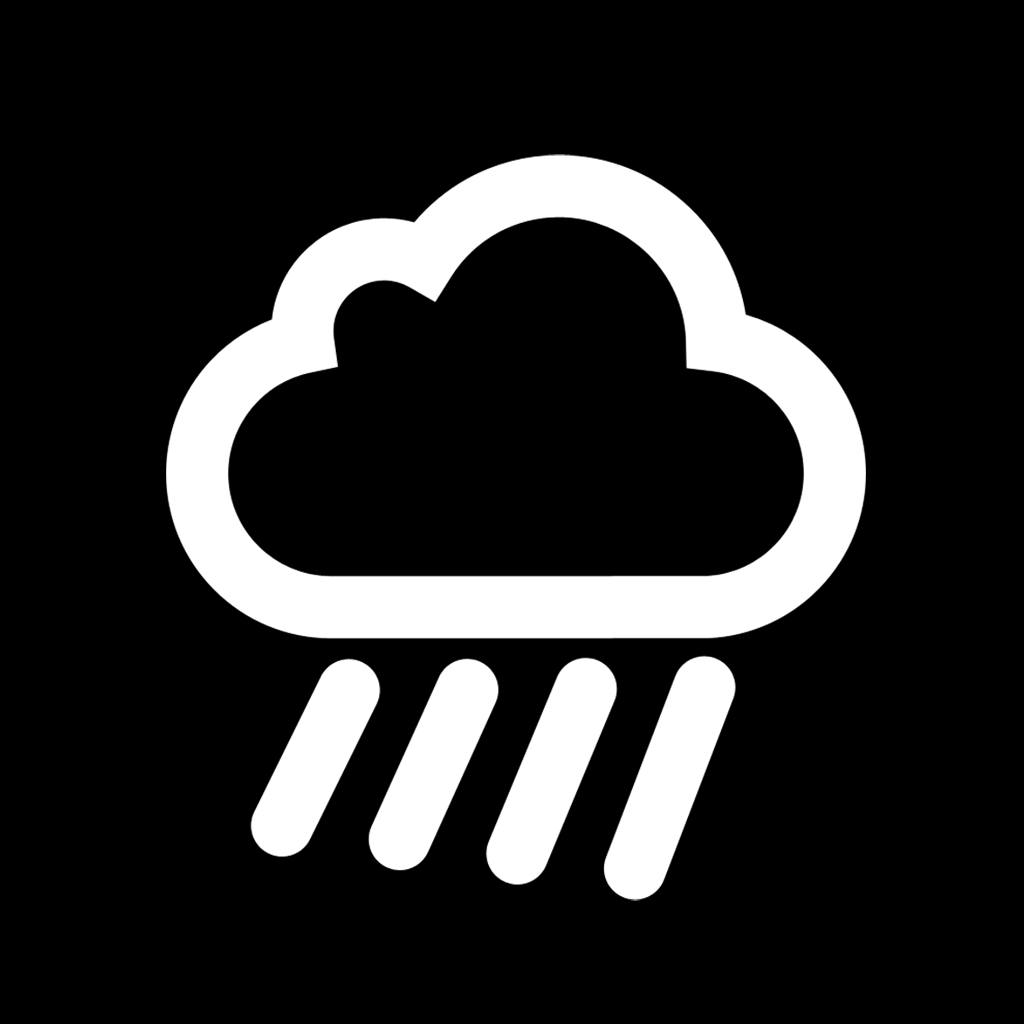
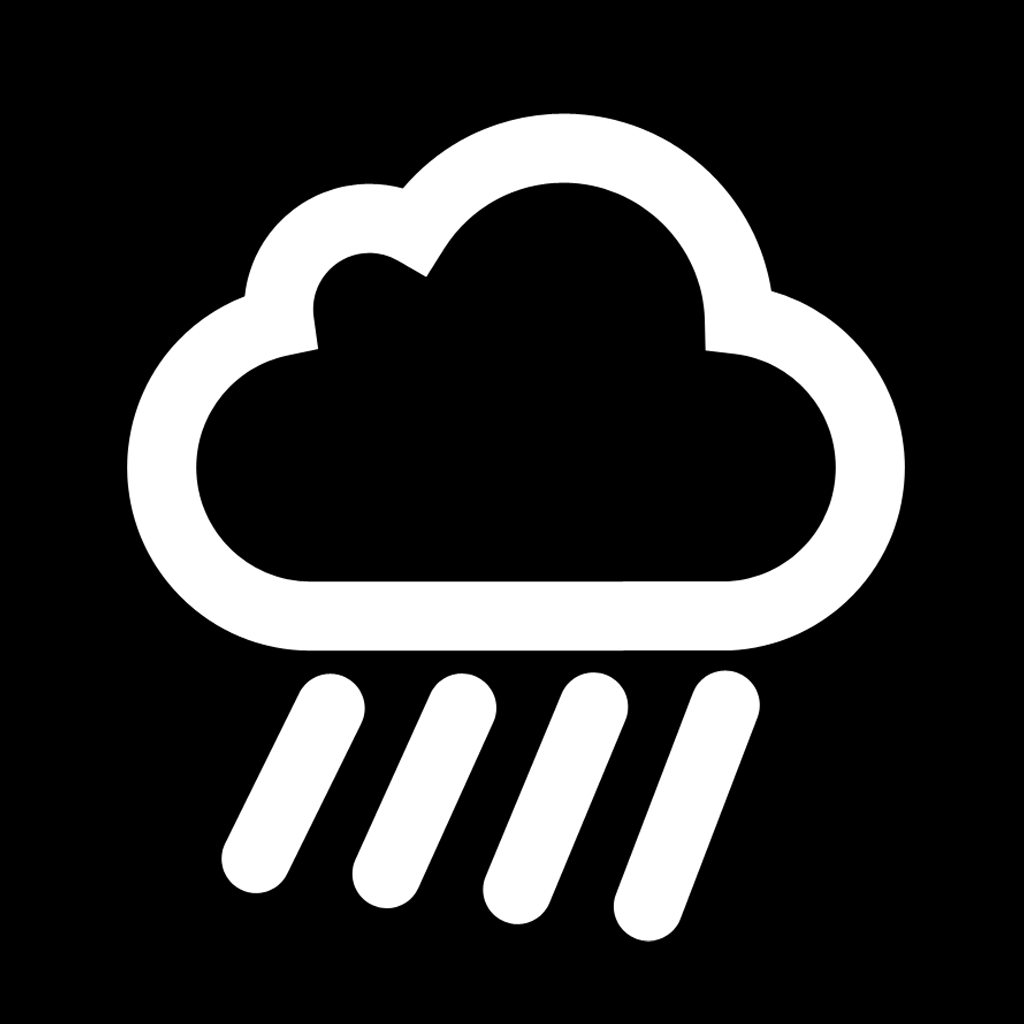
Two versions of the same layered image (1024x1024). Layer-by-layer changes:
hid "wp7 icon" over <box>166,154,866,901</box>
showed "ios" over <box>127,113,905,942</box>
